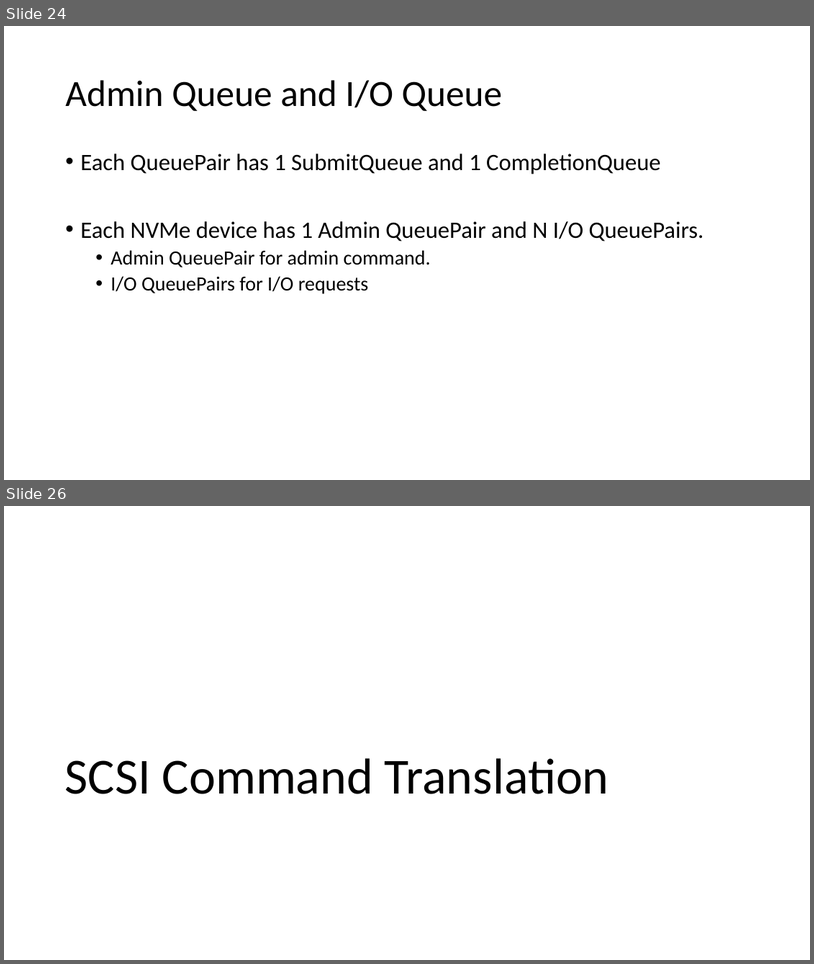
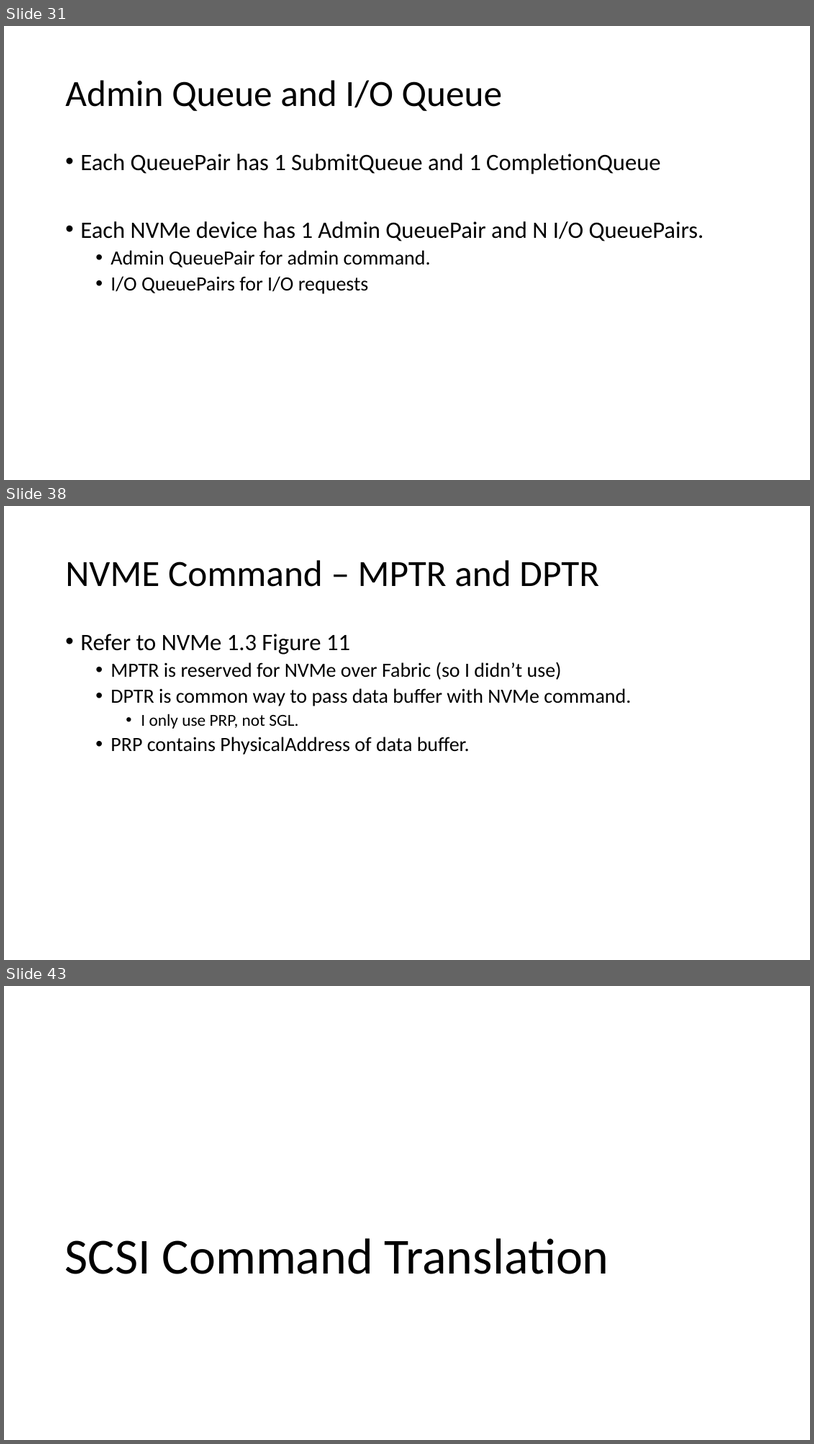
Before and after one commit to smokingpc/glendronach, a slide deck: doc/SPCNVMe_Introduction_and_Design.pptx. Shown one above the other, each under a label of ours: slides 24 and 26 before the commit, slides 31, 38 and 43 after it; the slides between them are not shown. The pictures are 814x964 and 814x1444 pixels, drawn with LibreOffice and Linux fonts; fonts in the diff are those of the drawing. Boxes give left, top, right and bottom in pixels: in the first picture for what was removed or moved away, otherwise in the second. Text is boxed around its words. In the diff, an @@ line names an element or a change of style, - is before the commit and + after.

```diff
--- a/doc/SPCNVMe_Introduction_and_Design.pptx
+++ b/doc/SPCNVMe_Introduction_and_Design.pptx
@@ slide 38 added at bbox=[4, 506, 810, 960], background #FFFFFF @@
@@ title added at bbox=[65, 560, 599, 587], 44 pt, text #000000 @@
+NVME Command – MPTR and DPTR
@@ text added at bbox=[80, 633, 631, 754], 24 pt, text #000000 @@
+• Refer to NVMe 1.3 Figure 11
+  • MPTR is reserved for NVMe over Fabric (so I didn’t use)
+  • DPTR is common way to pass data buffer with NVMe command.
+    • I only use PRP, not SGL.
+  • PRP contains PhysicalAddress of data buffer.
@@ what was slide 24 is now slide 31 @@
@@ what was slide 26 is now slide 43 @@
```
Also in this commit, not shown: 4 slides changed, 17 other slides added, 1 slide removed, 1 other file.
